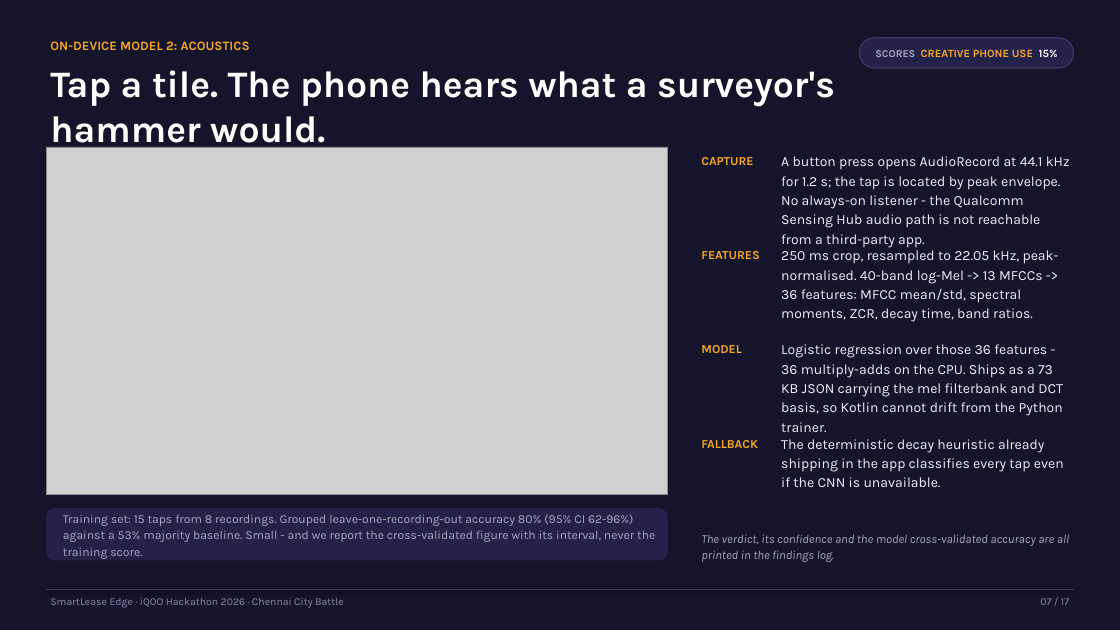
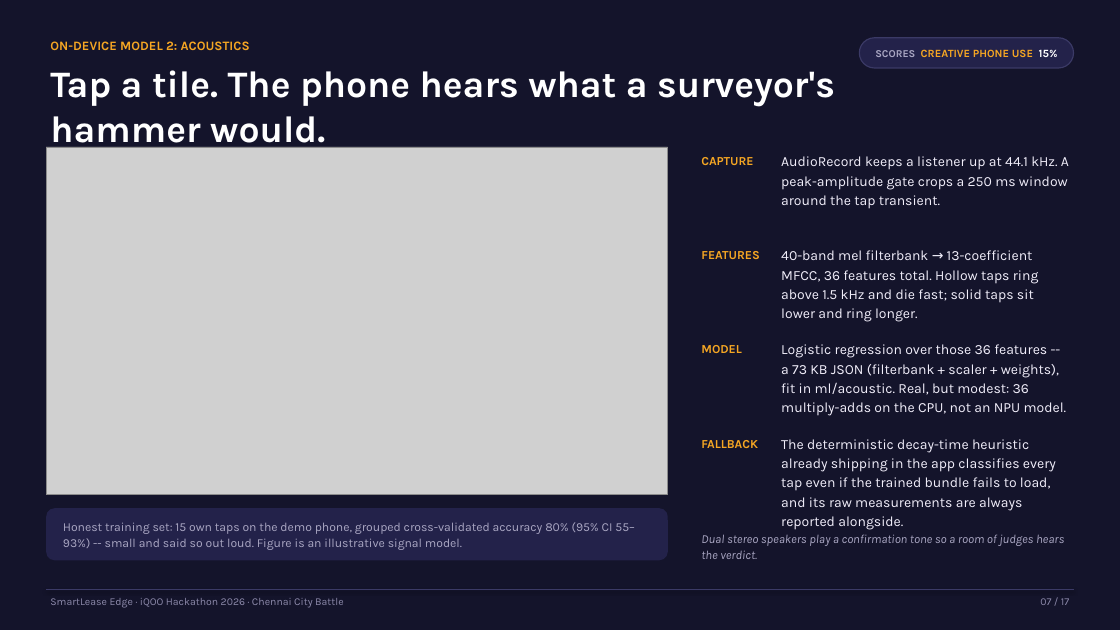
Before and after one commit to muhammedsayeedurrahman/smartlease-edge-chennai, a slide deck: slide 7 of docs/pitch/SmartLease-Edge-iQOO-Hackathon-2026.pptx. Drawn at 1120x630 pixels with LibreOffice and Linux fonts; fonts in the diff are those of the drawing; grey boxes stand for pictures. Boxes give left, top, right and bottom in pixels: in the first picture for what was removed or moved away, otherwise in the second. Text is boxed around its words. In the diff, an @@ line names an element or a change of style, - is before the commit and + after.

```diff
--- a/docs/pitch/SmartLease-Edge-iQOO-Hackathon-2026.pptx
+++ b/docs/pitch/SmartLease-Edge-iQOO-Hackathon-2026.pptx
@@ text at (781,156,1069,209): text changed @@
-A button press opens AudioRecord at 44.1 kHz for 1.2 s; the tap is located by peak envelope. No always-on listener - the Qualcomm Sensing Hub audio path is not reachable from a third-party app.
+AudioRecord keeps a listener up at 44.1 kHz. A peak-amplitude gate crops a 250 ms window around the tap transient.
@@ text at (781,250,1039,322): text changed @@
-250 ms crop, resampled to 22.05 kHz, peak-normalised. 40-band log-Mel -> 13 MFCCs -> 36 features: MFCC mean/std, spectral moments, ZCR, decay time, band ratios.
+40-band mel filterbank → 13-coefficient MFCC, 36 features total. Hollow taps ring above 1.5 kHz and die fast; solid taps sit lower and ring longer.
@@ text at (781,344,1067,416): text changed @@
-Logistic regression over those 36 features - 36 multiply-adds on the CPU. Ships as a 73 KB JSON carrying the mel filterbank and DCT basis, so Kotlin cannot drift from the Python trainer.
+Logistic regression over those 36 features -- a 73 KB JSON (filterbank + scaler + weights), fit in ml/acoustic. Real, but modest: 36 multiply-adds on the CPU, not an NPU model.
@@ text at (781,439,1056,530): text changed @@
-The deterministic decay heuristic already shipping in the app classifies every tap even if the CNN is unavailable.
+The deterministic decay-time heuristic already shipping in the app classifies every tap even if the trained bundle fails to load, and its raw measurements are always reported alongside.
@@ text at (63,522,635,550): text changed @@
-Training set: 15 taps from 8 recordings. Grouped leave-one-recording-out accuracy 80% (95% CI 62-96%) against a 53% majority baseline. Small - and we report the cross-validated figure with its interval, never the training score.
+Honest training set: 15 own taps on the demo phone, grouped cross-validated accuracy 80% (95% CI 55–93%) -- small and said so out loud. Figure is an illustrative signal model.
@@ text at (701,534,1064,559): text changed @@
-The verdict, its confidence and the model cross-validated accuracy are all printed in the findings log.
+Dual stereo speakers play a confirmation tone so a room of judges hears the verdict.
```
Also in this commit, not shown: 14 other slides changed.
